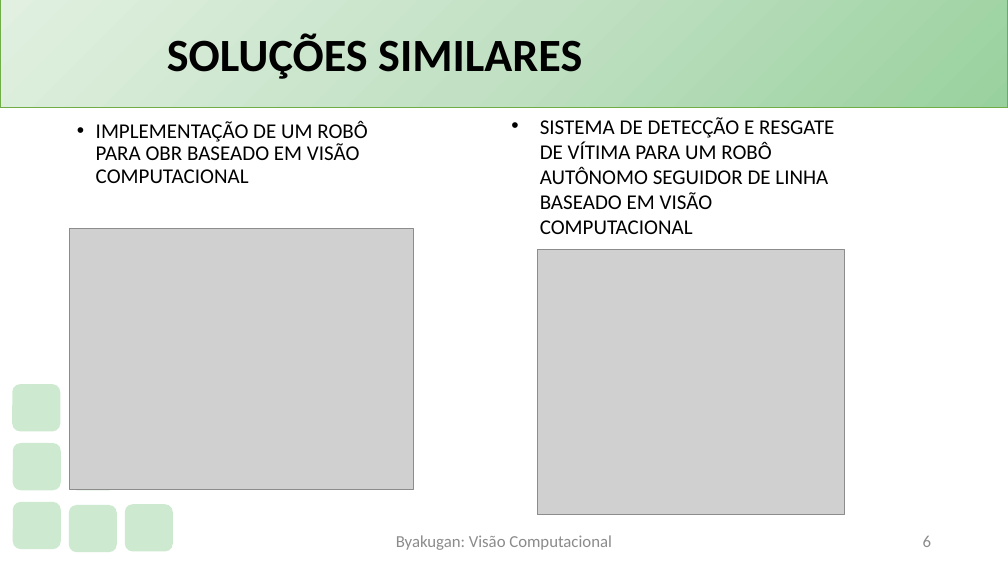
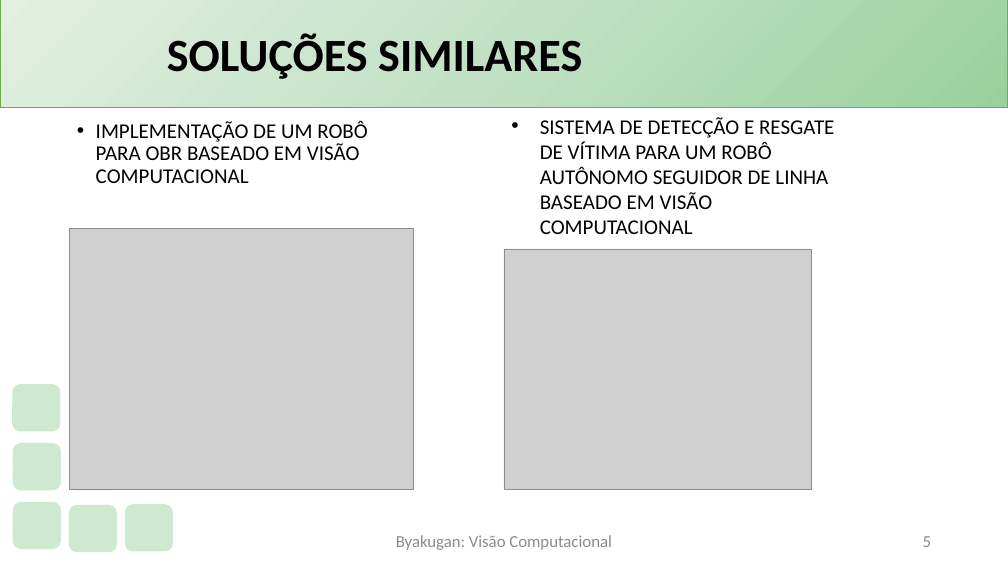
Before and after one commit to PauloVLB/Projeto_Integrador, a slide deck: slide 5 of Slide.pptx (slide 6 before the commit). Drawn at 1008x567 pixels with LibreOffice and Linux fonts; fonts in the diff are those of the drawing; grey boxes stand for pictures; background and template pictures are left out. Boxes give left, top, right and bottom in pixels: in the first picture for what was removed or moved away, otherwise in the second. Text is boxed around its words. In the diff, an @@ line names an element or a change of style, - is before the commit and + after.

```diff
--- a/Slide.pptx
+++ b/Slide.pptx
@@ picture: place and size @@
-picture at bbox=[537, 249, 844, 514]
+picture at bbox=[504, 249, 811, 489]
@@ page number at bbox=[923, 536, 931, 547]: text changed @@
-6
+5
```
Also in this commit, not shown: 5 other slides changed, 1 other file.
